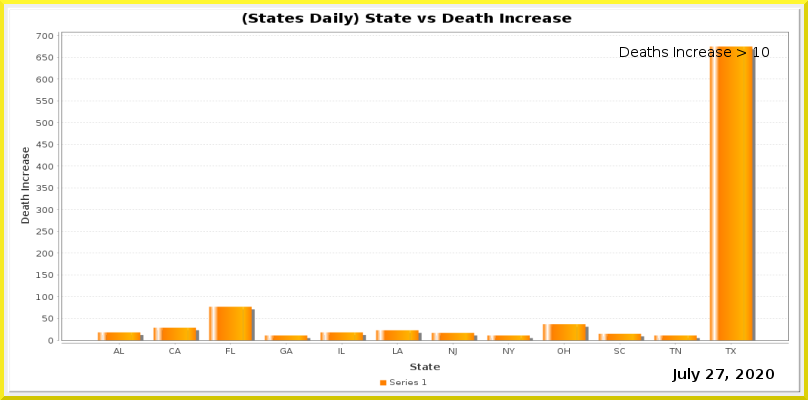
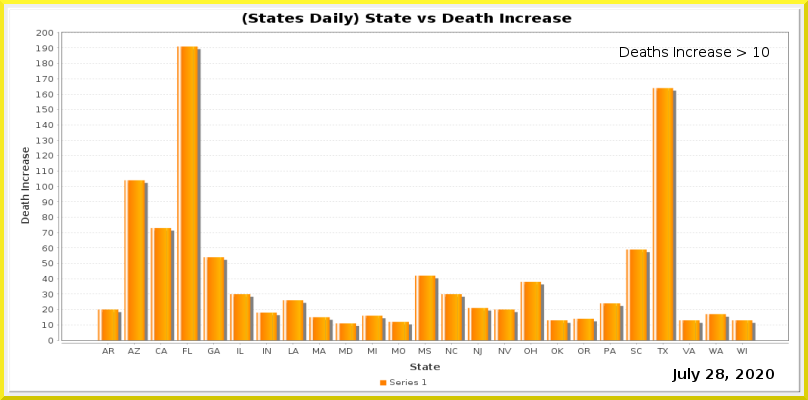
Before/after of a 808 × 400 layered artwork. What changed in the layer stack:
painted on "Current Date" over [716, 369, 724, 379]
painted on "Date_vs_TestIncrease.png" over [36, 29, 789, 356]
